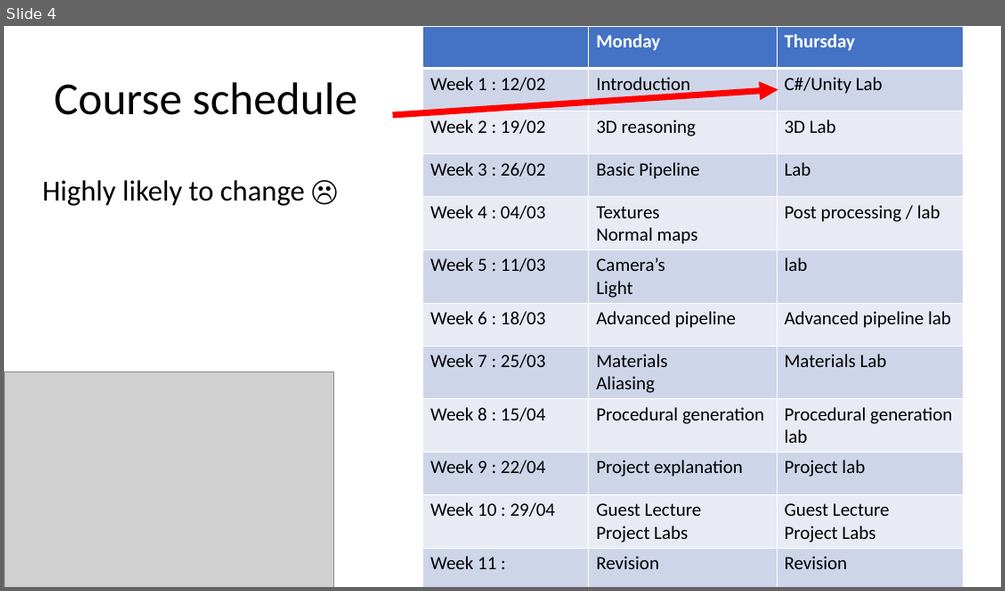
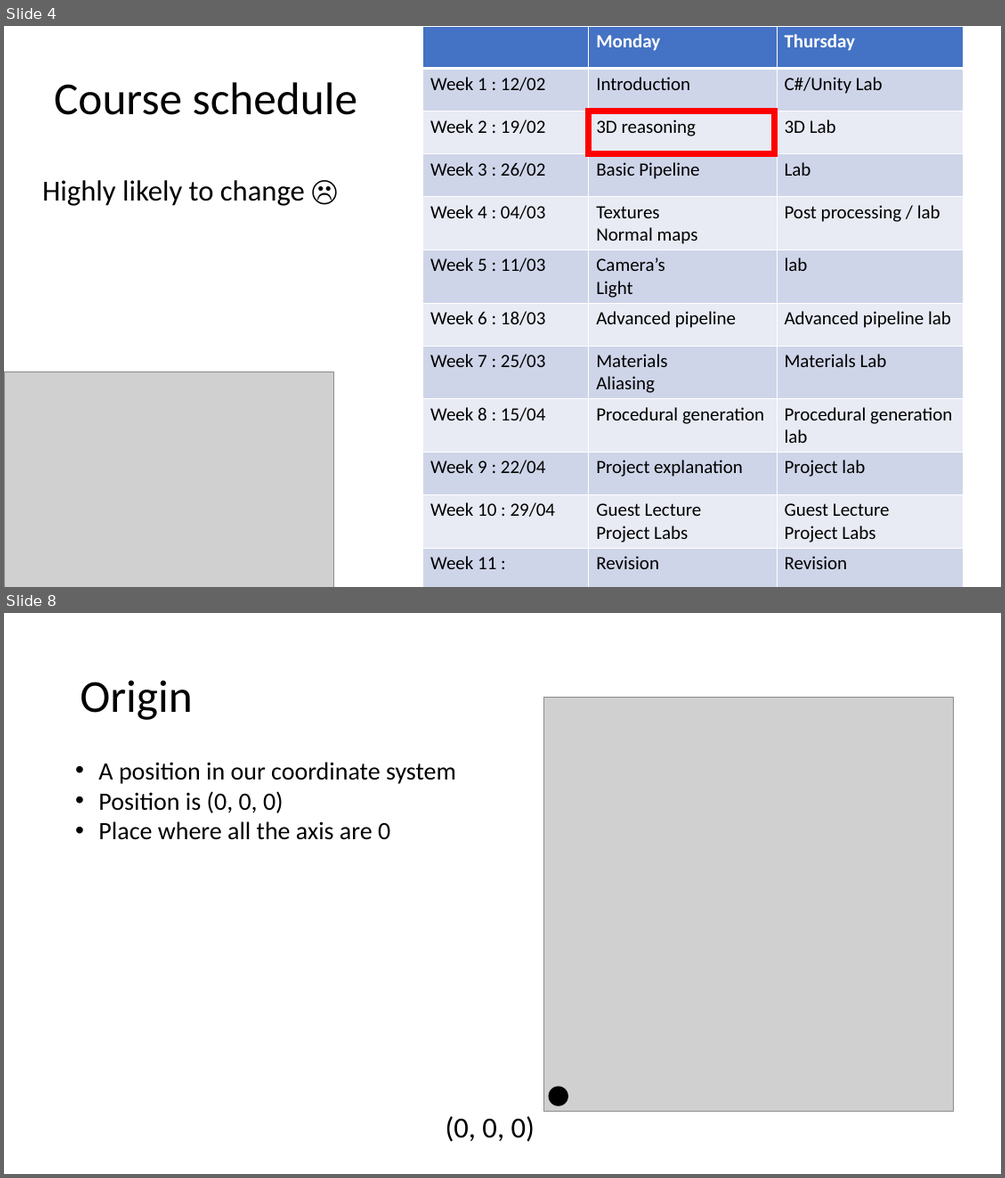
Before and after one commit to harveypekar/3dgraphics, a slide deck: course/3d_slides_w2a.pptx. Shown one above the other, each under a label of ours: slide 4 before the commit, slides 4 and 8 after it; the slides between them are not shown. The pictures are 1005x591 and 1005x1178 pixels, drawn with LibreOffice and Linux fonts; fonts in the diff are those of the drawing; grey boxes stand for pictures. Boxes give left, top, right and bottom in pixels: in the first picture for what was removed or moved away, otherwise in the second. Text is boxed around its words. In the diff, an @@ line names an element or a change of style, - is before the commit and + after.

```diff
--- a/course/3d_slides_w2a.pptx
+++ b/course/3d_slides_w2a.pptx
@@ slide 8 added at [4, 613, 1001, 1174], background #FFFFFF @@
@@ title added at [80, 680, 192, 720], 44 pt, text #000000 @@
+Origin
@@ picture added at [544, 697, 954, 1111] @@
@@ text added at [98, 762, 456, 840], 24 pt, text #000000 @@
+• A position in our coordinate system
+• Position is (0, 0, 0)
+• Place where all the axis are 0
@@ ellipse added at [550, 1086, 568, 1105], fill #000000, outline #000000 1 pt @@
@@ text added at [445, 1116, 534, 1142], 28 pt, text #000000 @@
+(0, 0, 0)
@@ slide 4 changed as well @@
@@ arrow removed from (393, 115) to (778, 89) @@
@@ rectangle added at [589, 111, 775, 154], outline #FF0000 6 pt @@
```
Also in this commit, not shown: 1 other slide changed, 56 other slides added, 31 slides removed.
